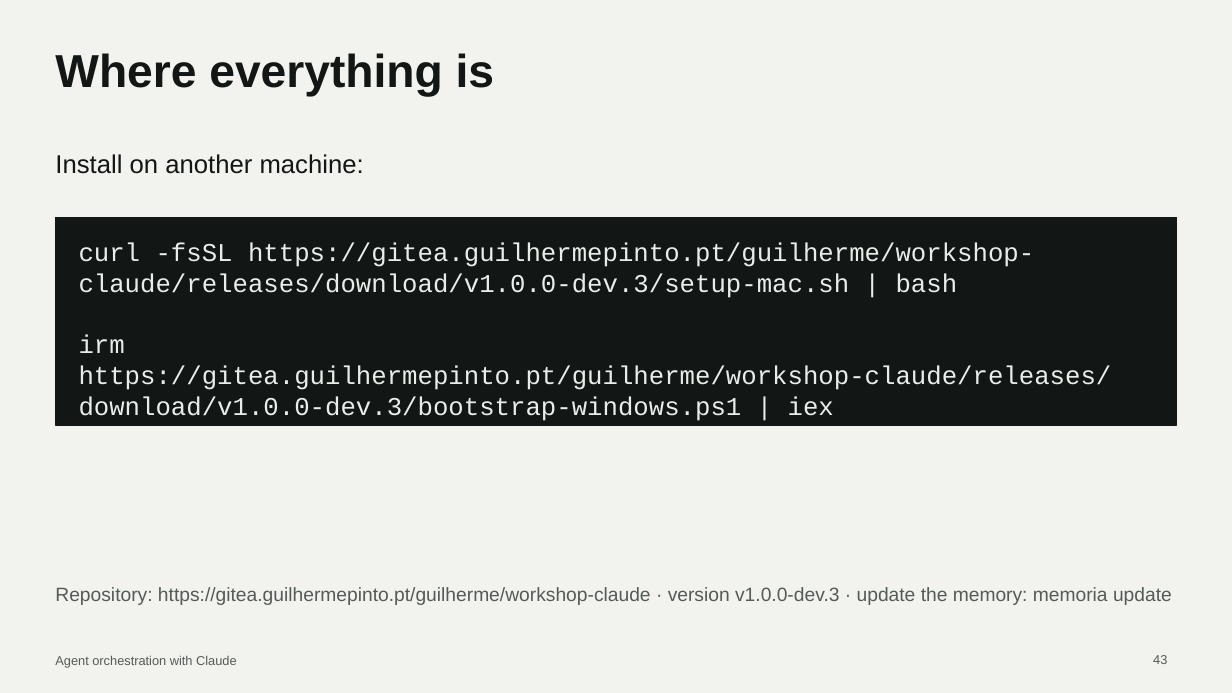
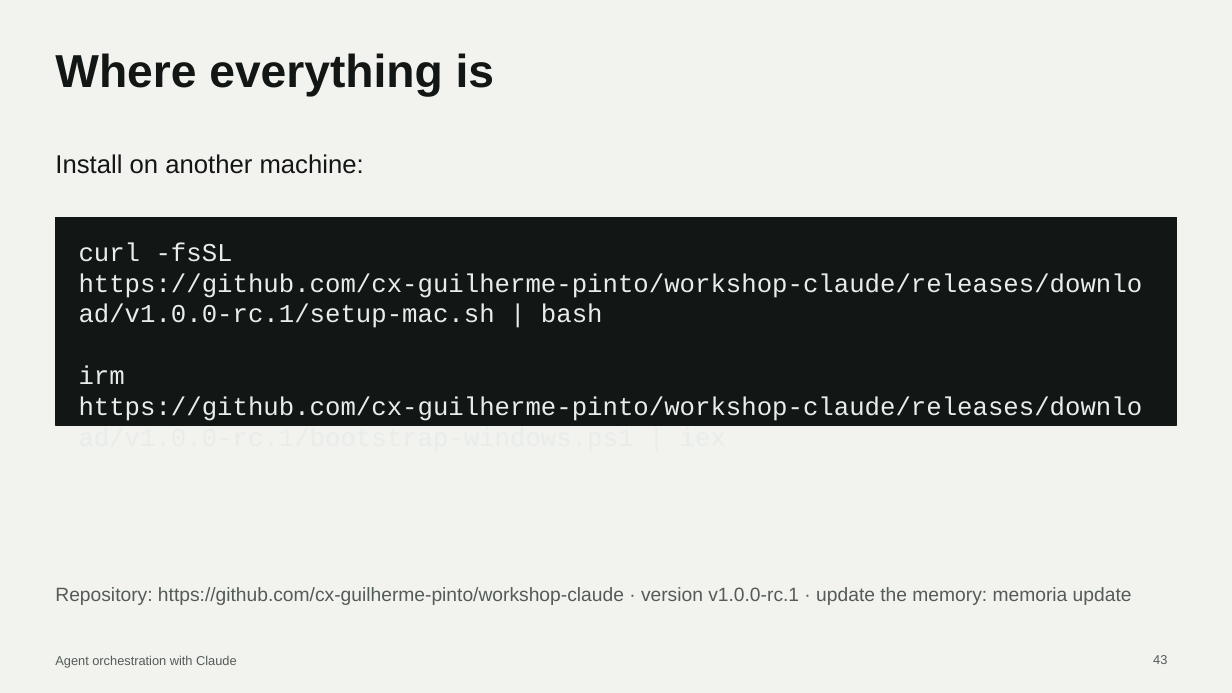
Before and after one commit to cx-guilherme-pinto/workshop-claude, a slide deck: slide 43 of slides/workshop.en.pptx. Drawn at 1232x693 pixels with LibreOffice and Linux fonts; fonts in the diff are those of the drawing. Boxes give left, top, right and bottom in pixels: in the first picture for what was removed or moved away, otherwise in the second. Text is boxed around its words. In the diff, an @@ line names an element or a change of style, - is before the commit and + after.

```diff
--- a/slides/workshop.en.pptx
+++ b/slides/workshop.en.pptx
@@ text at [79,242,1143,454]: text changed @@
-curl -fsSL https://gitea.guilhermepinto.pt/guilherme/workshop-claude/releases/download/v1.0.0-dev.3/setup-mac.sh | bash
-irm https://gitea.guilhermepinto.pt/guilherme/workshop-claude/releases/download/v1.0.0-dev.3/bootstrap-windows.ps1 | iex
+curl -fsSL https://github.com/cx-guilherme-pinto/workshop-claude/releases/download/v1.0.0-rc.1/setup-mac.sh | bash
+irm https://github.com/cx-guilherme-pinto/workshop-claude/releases/download/v1.0.0-rc.1/bootstrap-windows.ps1 | iex
@@ text at [55,587,1132,605]: text changed @@
-Repository: https://gitea.guilhermepinto.pt/guilherme/workshop-claude · version v1.0.0-dev.3 · update the memory: memoria update
+Repository: https://github.com/cx-guilherme-pinto/workshop-claude · version v1.0.0-rc.1 · update the memory: memoria update
```
Also in this commit, not shown: 2 other slides changed, 14 other files.
